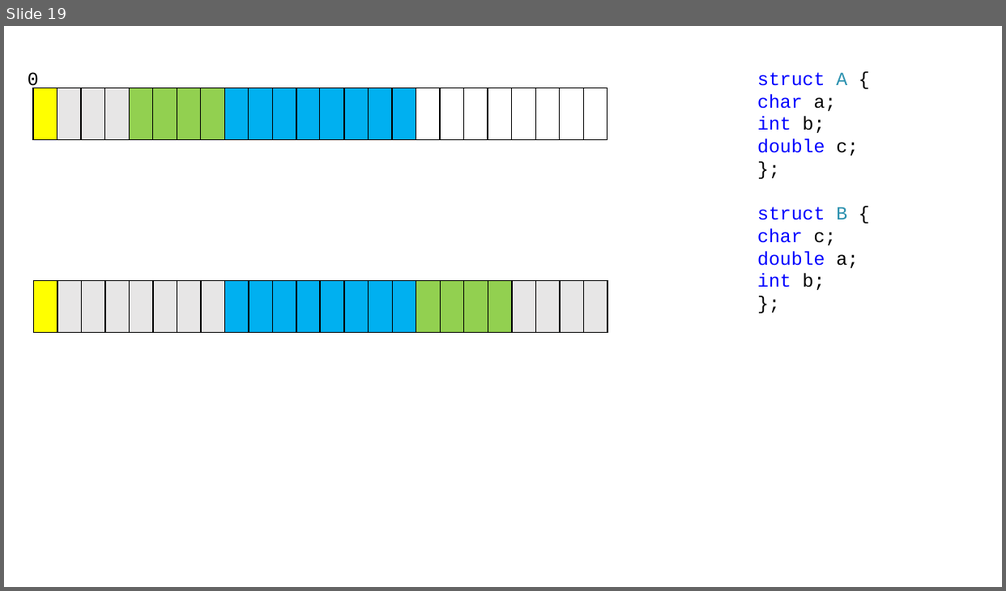
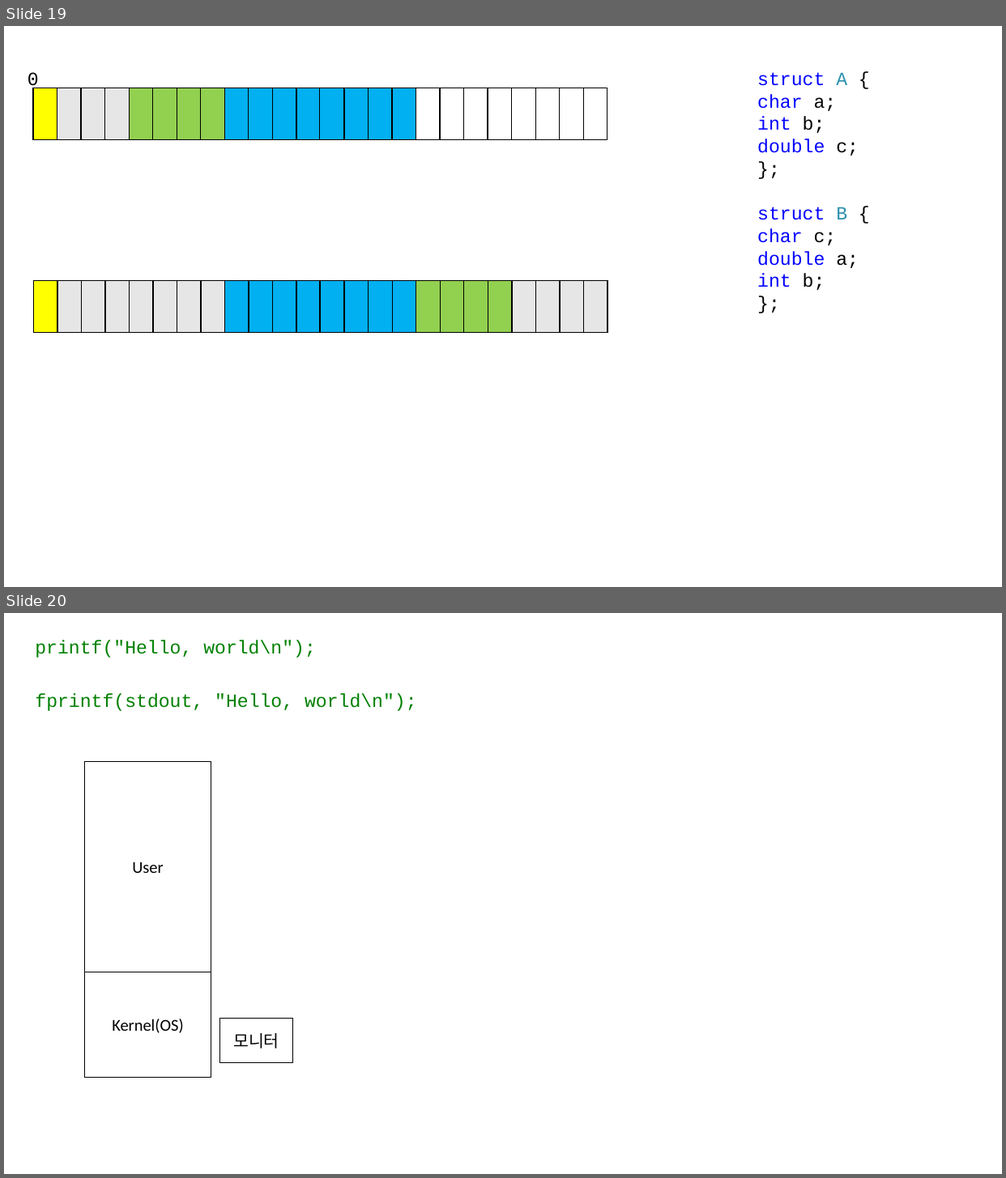
Before and after one commit to HongHeeJung/220117_c, a slide deck: 220117.pptx. Shown one above the other, each under a label of ours: slide 19 before the commit, slides 19 and 20 after it. The pictures are 1006x591 and 1006x1178 pixels, drawn with LibreOffice and Linux fonts; fonts in the diff are those of the drawing. Boxes give left, top, right and bottom in pixels: in the first picture for what was removed or moved away, otherwise in the second. Text is boxed around its words. In the diff, an @@ line names an element or a change of style, - is before the commit and + after.

```diff
--- a/220117.pptx
+++ b/220117.pptx
@@ slide 20 added at (4,613,1002,1174), background #FFFFFF @@
@@ text added at (35,641,316,658), 18 pt, text #008000 @@
+printf("Hello, world\n");
@@ text added at (35,693,417,711), 18 pt, text #008000 @@
+fprintf(stdout, "Hello, world\n");
@@ rectangle added at (84,762,211,1078), fill #FFFFFF, outline #000000 1 pt @@
@@ rectangle added at (84,762,211,973), fill #FFFFFF, outline #000000 1 pt, 16 pt, text #000000 @@
+User
@@ rectangle added at (84,973,211,1077), fill #FFFFFF, outline #000000 1 pt, 16 pt, text #000000 @@
+Kernel(OS)
@@ rectangle added at (219,1019,292,1063), fill #FFFFFF, outline #000000 1 pt, 16 pt, text #000000 @@
+모니터
```
Also in this commit, not shown: 1 other slide added, 1 other file.
